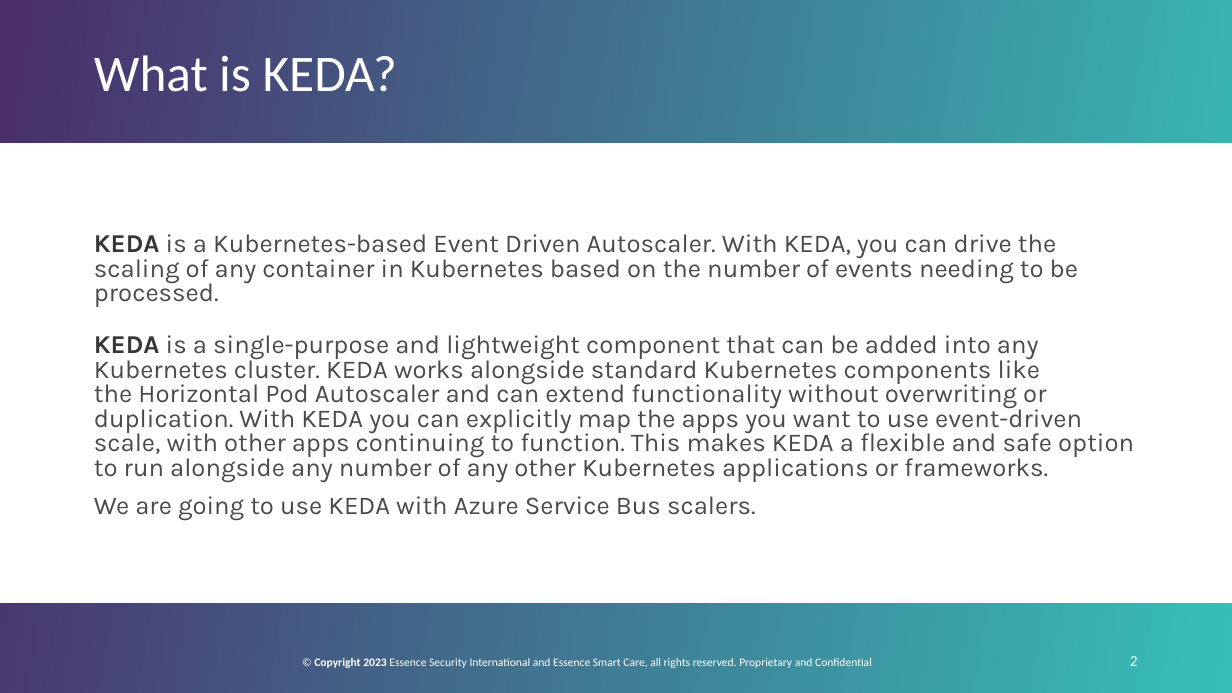
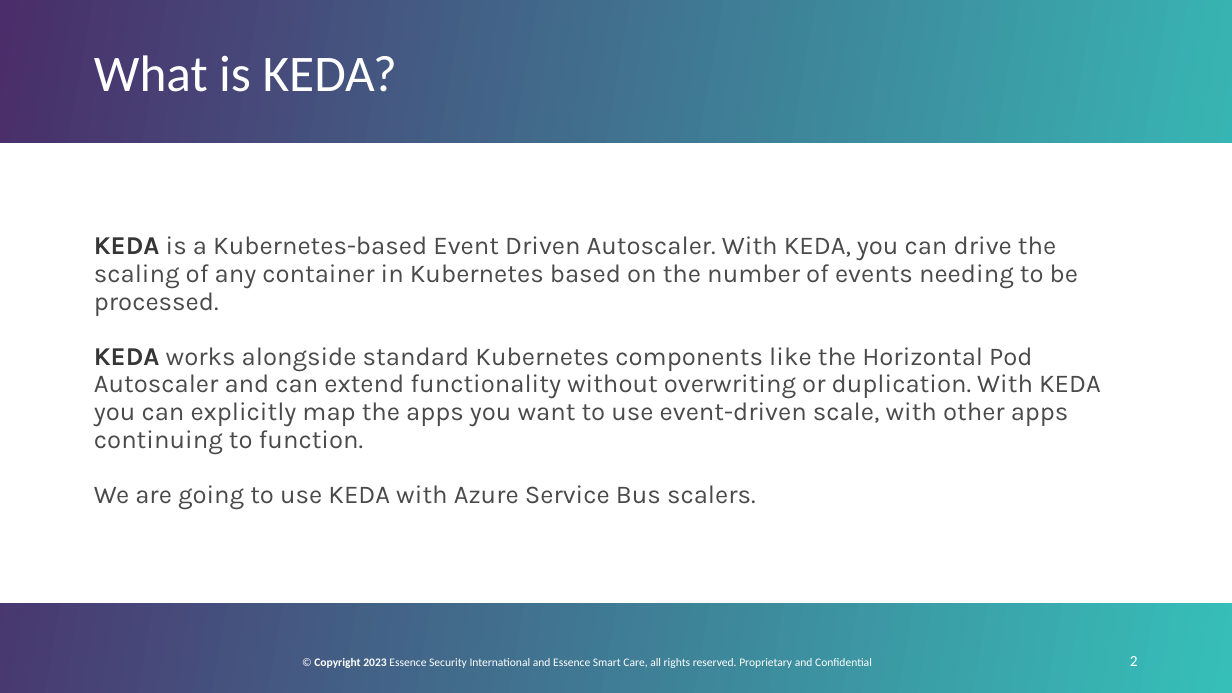
Before and after one commit to GoddessDianaPub/keda-azure-service_bus-key_vault, a slide deck: slide 2 of keda.pptx. Drawn at 1232x693 pixels with LibreOffice and Linux fonts; fonts in the diff are those of the drawing; background and template pictures are left out. Boxes give left, top, right and bottom in pixels: in the first picture for what was removed or moved away, otherwise in the second. Text is boxed around its words. In the diff, an @@ line names an element or a change of style, - is before the commit and + after.

Commit message:
changed presentation

```diff
--- a/keda.pptx
+++ b/keda.pptx
@@ text at (94, 236, 1078, 509): line spacing 0.8 to 0.9 @@
@@ text at (94, 347, 1101, 454): text changed @@
-KEDA is a single-purpose and lightweight component that can be added into any Kubernetes cluster. KEDA works alongside standard Kubernetes components like the Horizontal Pod Autoscaler and can extend functionality without overwriting or duplication. With KEDA you can explicitly map the apps you want to use event-driven scale, with other apps continuing to function. This makes KEDA a flexible and safe option to run alongside any number of any other Kubernetes applications or frameworks.
+KEDA works alongside standard Kubernetes components like the Horizontal Pod Autoscaler and can extend functionality without overwriting or duplication. With KEDA you can explicitly map the apps you want to use event-driven scale, with other apps continuing to function.
```
Also in this commit, not shown: 1 other slide changed.
